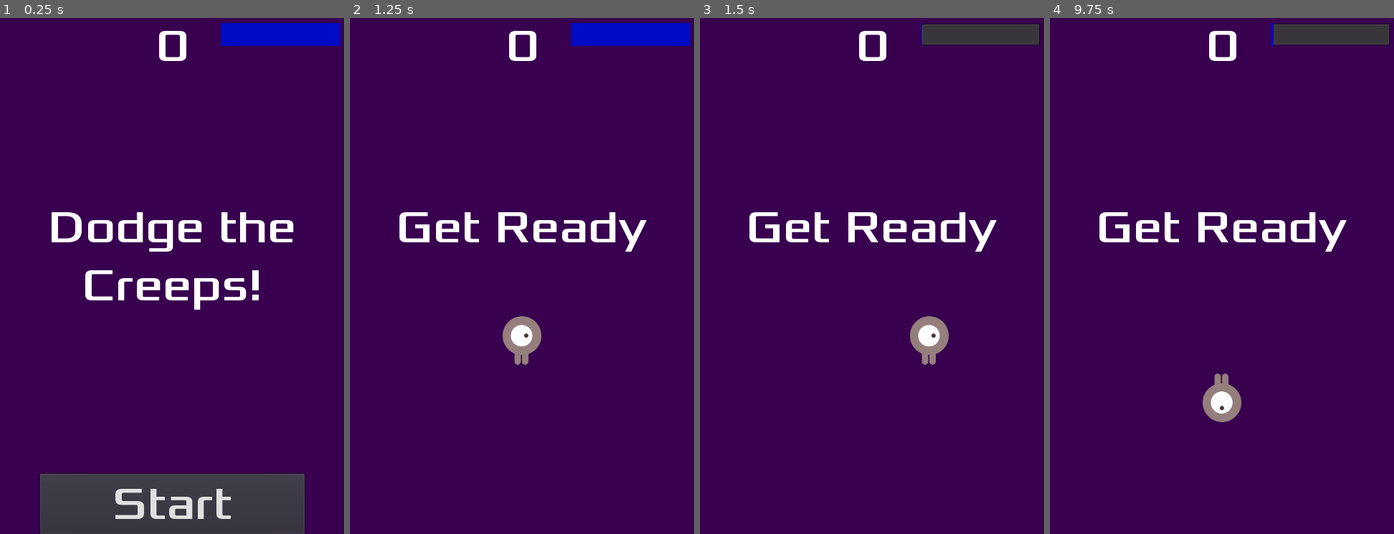
Above: before the commit, frames 1-4 (left to right).
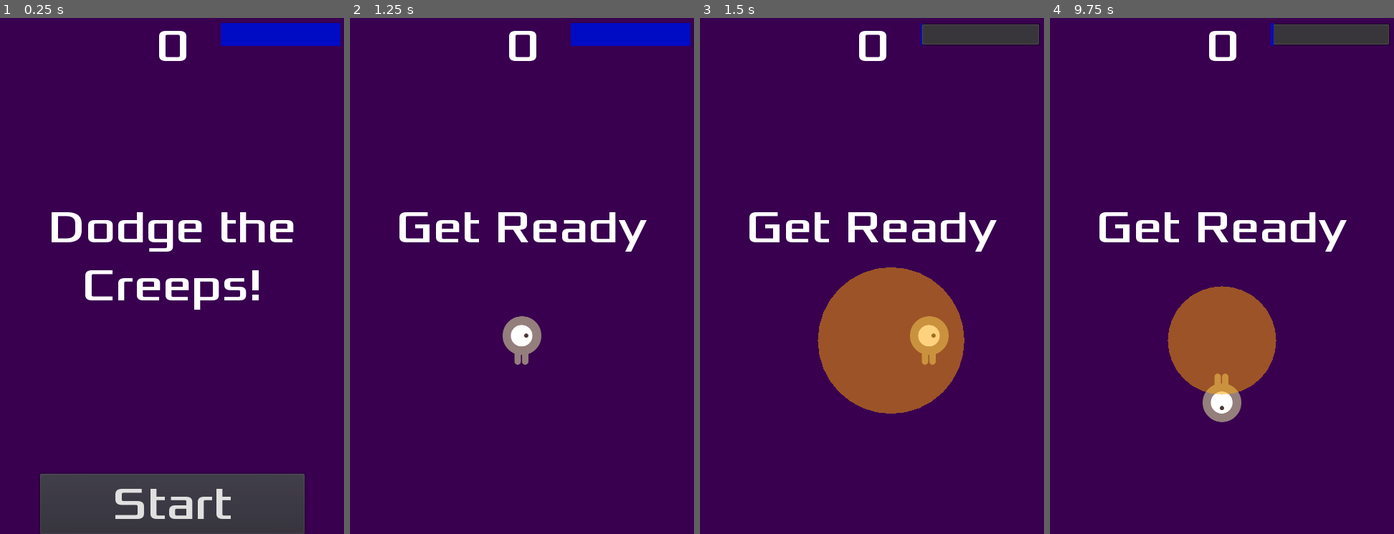
Above: after the commit, the same moments.

Repository: arthurljones/godot_dodge
Game: Godot game, scene res://Main.tscn
The game is run twice, just before and just after one commit, with the same random seed, the same clock (stepped at 60 frames per second) and the same inputs.
Inputs:
- Up to frame 1 (0.25 s): no input
- Up to frame 2 (1.25 s): click "Start" at 0.5 s
- Up to frame 3 (1.5 s): tap Enter at 1.25 s; hold Right (move_right) from 1.28 s (still down); tap Space (special) at 1.35 s
- Up to frame 4 (9.75 s): release Right (move_right) at 2.03 s; hold Down (move_down) 2.03-2.78 s; tap Space (special) at 2.1, 2.85, 3.6, 4.35, 5.1, 5.85, 6.6, 7.35, 8.1, 9.5, 9.6 s; hold Right (move_right) 2.78-3.53 s; hold Up (move_up) 3.53-4.28 s; hold Left (move_left) 4.28-5.78 s; hold Down (move_down) 5.78-6.53 s; hold Right (move_right) 6.53-7.28 s; hold Up (move_up) 7.28-8.03 s; hold Right (move_right) 8.03-8.75 s; click "Start" at 8.75 s; hold Down (move_down) from 9.53 s (still down)

Frames 1-2 are identical in both runs. In frame 3, 9.4% of the frame differs, in the area x 34-77%, y 48-77%; in frame 4, 5.2%.

Commit message:
Improve special visuals

Diff:
--- a/SpecialAttack.gd
+++ b/SpecialAttack.gd
@@ -1,25 +1,28 @@
 extends Area2D
 
+# Explosion size at its largest, in pixels
+export var max_radius:float = 120.0
 export var animation_param:float = 0.0
+# Current explosion current_radius
+var current_radius:float = 0.0
 
 # Called when the node enters the scene tree for the first time.
 func _ready():
-	print("special ready")
 	$AnimationPlayer.play("explode")
 
 func _draw():
-	var radius = $CollisionShape2D.shape.radius * animation_param
-	var color = Color.maroon
+	var color = Color.orange
 	color.a = 0.5
-	print("special draw param %f radius %f" % [animation_param, radius])
-	draw_circle(Vector2.ZERO, radius, color)
+	draw_circle(Vector2.ZERO, current_radius, color)
 
 # Called every frame. 'delta' is the elapsed time since the previous frame.
 func _process(delta):
+	current_radius = max_radius * animation_param
+	$CollisionShape2D.shape.radius = current_radius
+	# Force redraw to update the explosion circle
 	update()
 
 func _on_AnimationPlayer_animation_finished(anim_name:String):
-	print("special anim complete")
 	queue_free()
 
 func _on_Node2D_body_entered(body:Node):
--- a/SpecialAttack.tscn
+++ b/SpecialAttack.tscn
@@ -3,7 +3,7 @@
 [ext_resource path="res://SpecialAttack.gd" type="Script" id=1]
 
 [sub_resource type="CircleShape2D" id=1]
-radius = 120.0
+radius = 0.01
 
 [sub_resource type="Animation" id=2]
 resource_name = "explode"
@@ -15,18 +15,18 @@
 tracks/0/imported = false
 tracks/0/enabled = true
 tracks/0/keys = {
-"times": PoolRealArray( -0.4, 0.25 ),
-"transitions": PoolRealArray( 1, 0.120742 ),
+"times": PoolRealArray( 0, 0.05, 0.5 ),
+"transitions": PoolRealArray( 1, 1, 0.5 ),
 "update": 0,
-"values": [ 0.0, 1.0 ]
+"values": [ 0.0, 1.0, 0.0 ]
 }
 
 [node name="Node2D" type="Area2D"]
-z_index = -1
+z_index = 1
 collision_layer = 2
 collision_mask = 2
 script = ExtResource( 1 )
-animation_param = 0.615385
+animation_param = 1.0
 
 [node name="CollisionShape2D" type="CollisionShape2D" parent="."]
 position = Vector2( 0, 1 )
